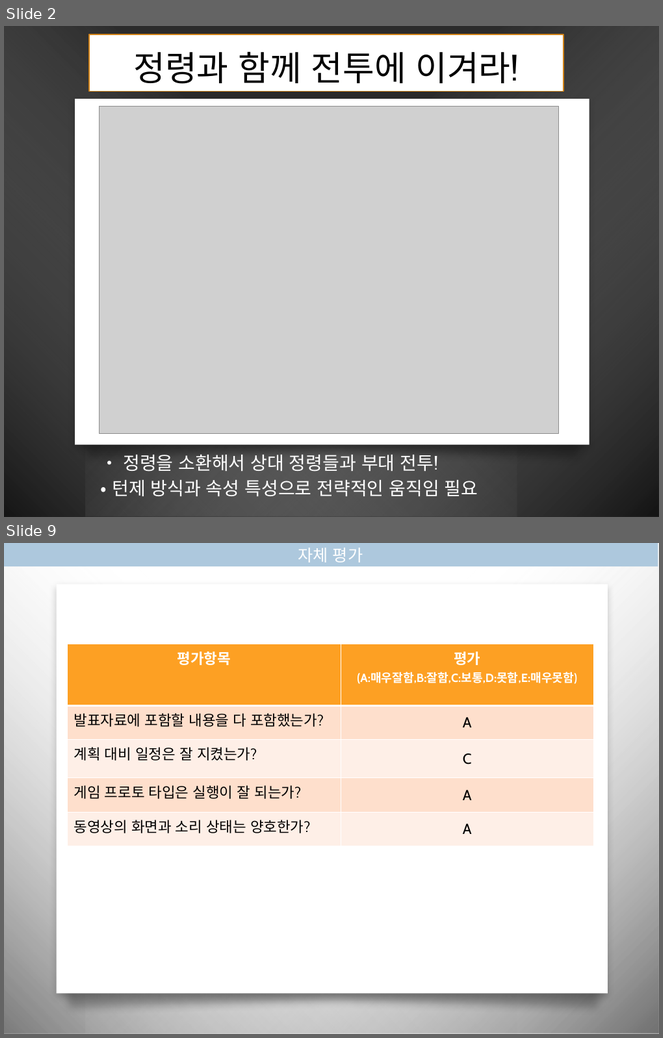
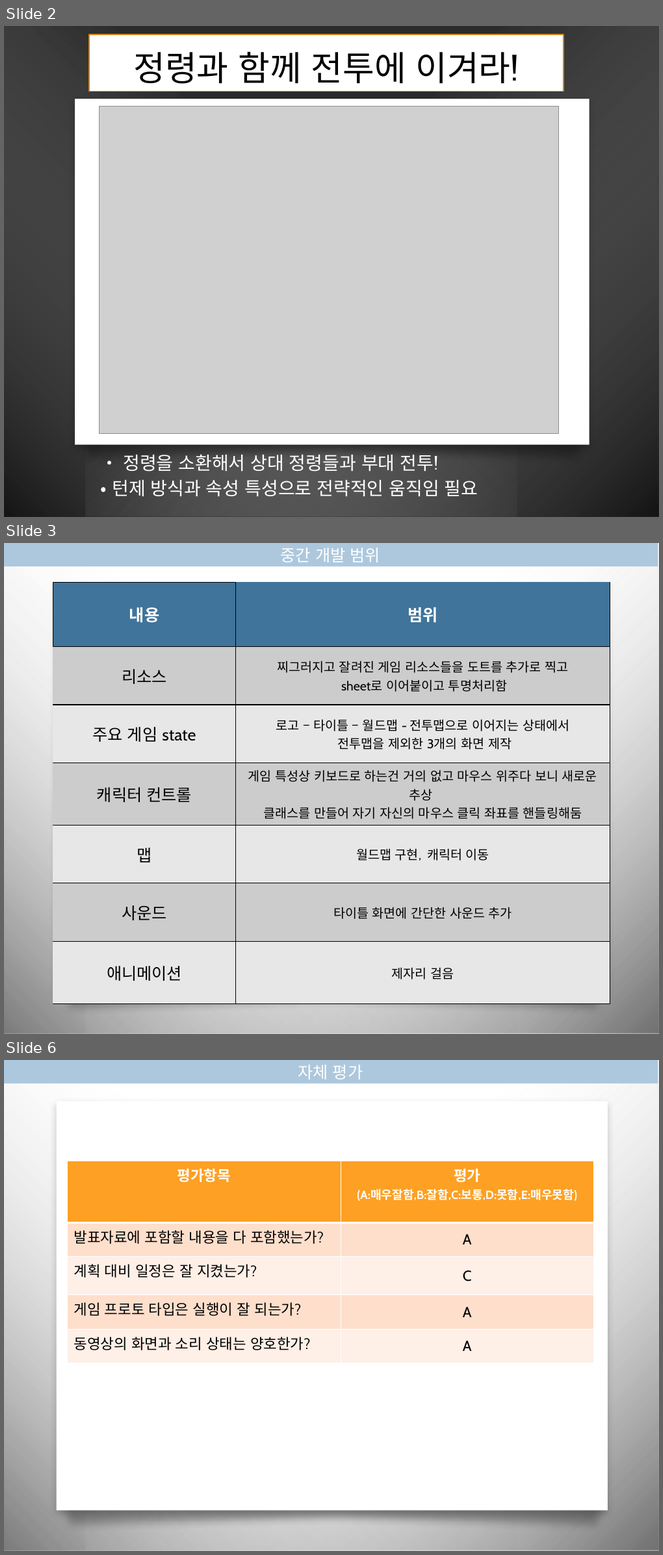
Before and after one commit to BigDataIsVeryImportantInAI/MyRoom, a slide deck: present2.pptx. Shown one above the other, each under a label of ours: slides 2 and 9 before the commit, slides 2, 3 and 6 after it; the slides between them are not shown. The pictures are 663x1038 and 663x1555 pixels, drawn with LibreOffice and Linux fonts; fonts in the diff are those of the drawing; grey boxes stand for pictures; background and template pictures are left out; a plain dark background stands for a picture behind light text. Boxes give left, top, right and bottom in pixels: in the first picture for what was removed or moved away, otherwise in the second. Text is boxed around its words. In the diff, an @@ line names an element or a change of style, - is before the commit and + after.

```diff
--- a/present2.pptx
+++ b/present2.pptx
@@ slide 3 added at bbox=[4, 543, 659, 1034], background picture (left out); not listed: 4 template elements that a slide beside it also shows @@
@@ rectangle added at bbox=[4, 543, 658, 566], fill #ADC8DD, 18 pt, text #FFFFFF @@
+중간 개발 범위
@@ table added at bbox=[53, 582, 610, 1001], 7 rows, 2 columns @@
+내용 | 범위
+리소스 | 찌그러지고 잘려진 게임 리소스들을 도트를 추가로 찍고 / sheet로 이어붙이고 투명처리함
+주요 게임 state | 로고 – 타이틀 – 월드맵 - 전투맵으로 이어지는 상태에서 / 전투맵을 제외한 3개의 화면 제작
+캐릭터 컨트롤 | 게임 특성상 키보드로 하는건 거의 없고 마우스 위주다 보니 새로운 추상 / 클래스를 만들어 자기 자신의 마우스 클릭 좌표를 핸들링해둠
+맵 | 월드맵 구현, 캐릭터 이동
+사운드 | 타이틀 화면에 간단한 사운드 추가
+애니메이션 | 제자리 걸음
@@ what was slide 9 is now slide 6 @@
```
Also in this commit, not shown: 1 slide changed, 1 other slide added, 5 slides removed, 1 other file.
